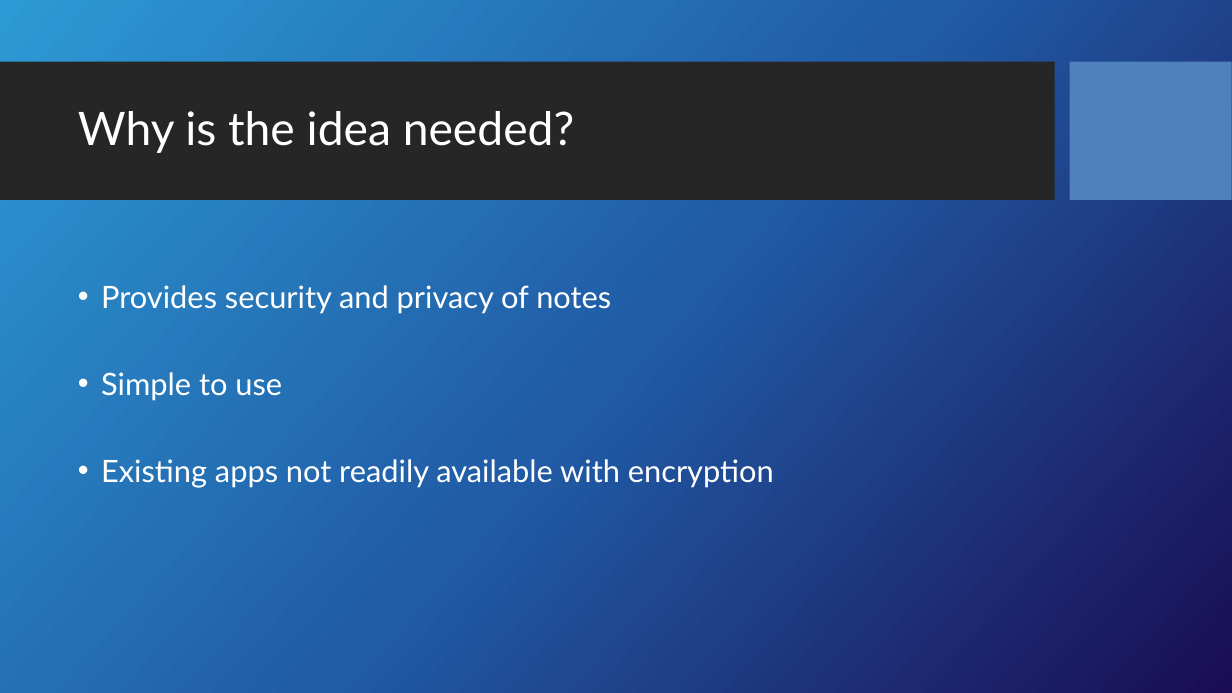
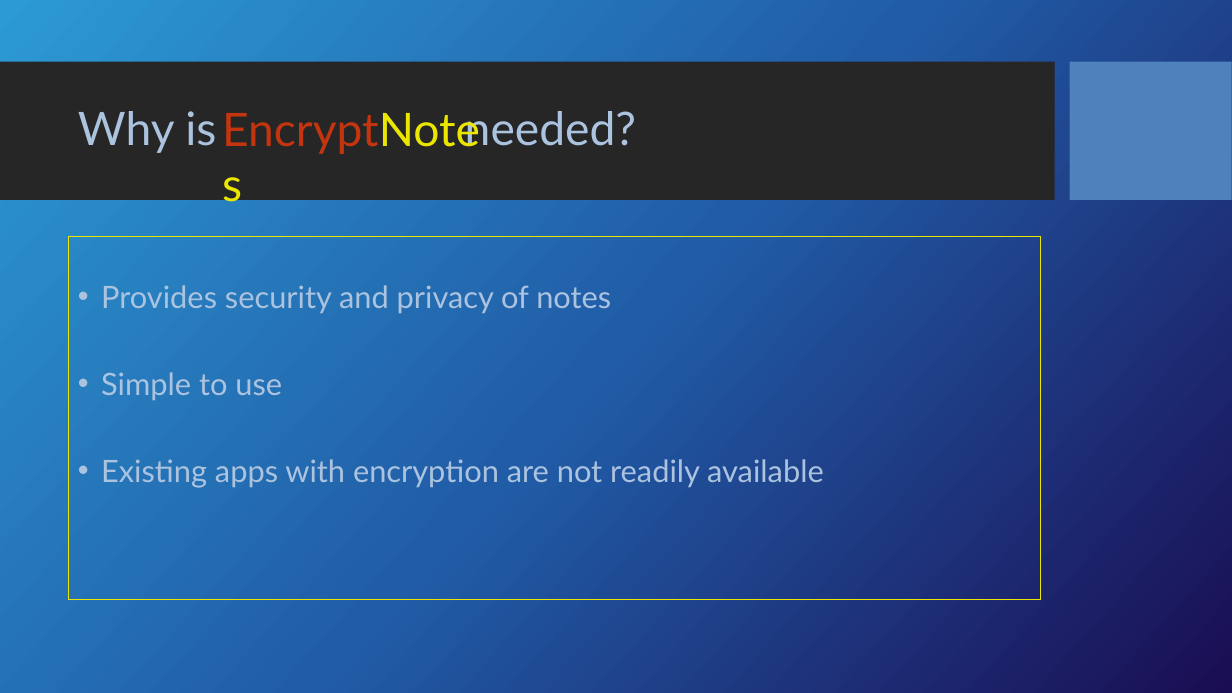
Before and after one commit to Dwaddle26/EncryptNotes, a slide deck: slide 3 of Team_2_Presentation_1.pptx. Drawn at 1232x693 pixels with LibreOffice and Linux fonts; fonts in the diff are those of the drawing; background and template pictures are left out. Boxes give left, top, right and bottom in pixels: in the first picture for what was removed or moved away, otherwise in the second. Text is boxed around its words. In the diff, an @@ line names an element or a change of style, - is before the commit and + after.

```diff
--- a/Team_2_Presentation_1.pptx
+++ b/Team_2_Presentation_1.pptx
@@ title at (78, 111, 636, 153): text changed; text colour #FFFFFF to #ABC3DF @@
-Why is the idea needed?
+Why is needed?
@@ text added at (213, 95, 509, 189), 36 pt, text #C2350E @@
+EncryptNotes
@@ text "Provides security and privacy of ...": place and size @@
-text "Provides security and privacy of ..." at (101, 285, 774, 488)
+text "Provides security and privacy of ..." at (68, 237, 1040, 601)
@@ text "Provides security and privacy of ..." at (68, 237, 1040, 601): outline none to #EBE600 0.75 pt @@
@@ text at (101, 285, 611, 400): text colour #FFFFFF to #ABC3DF in "Provides security and privacy of notes", "Simple to use" @@
@@ text at (101, 459, 824, 488): text changed; text colour #FFFFFF to #ABC3DF @@
-• Existing apps not readily available with encryption
+• Existing apps with encryption are not readily available
```
Also in this commit, not shown: 10 other slides changed.
